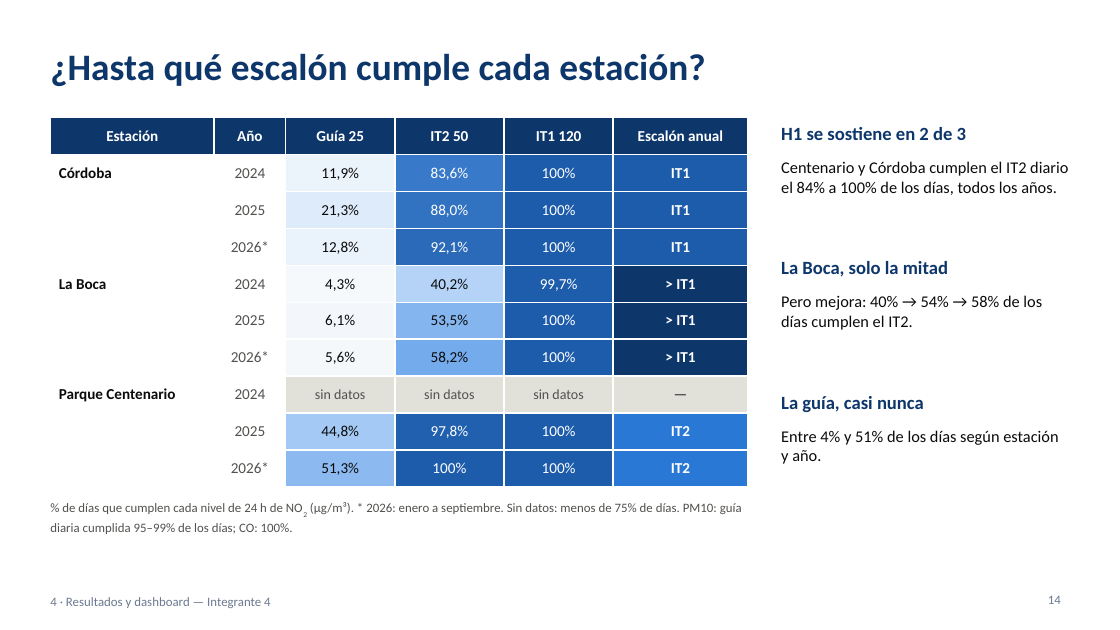
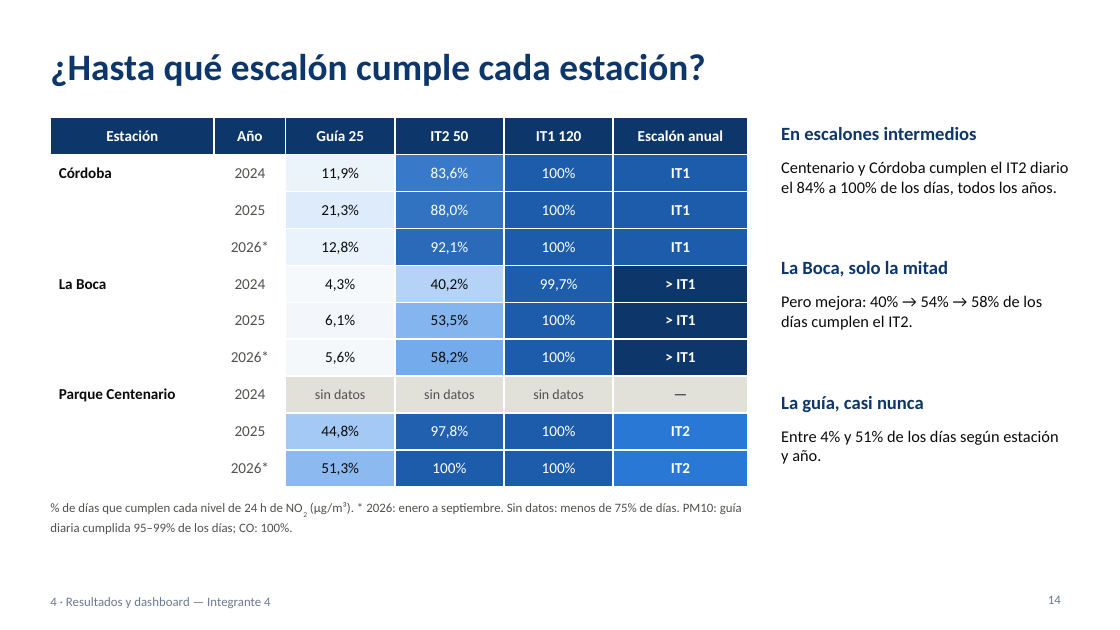
Before and after one commit to ezequielmaranda/nox-ciudad, a slide deck: slide 14 of presentacion/presentacion_tp_aire_oms.pptx. Drawn at 1120x630 pixels with LibreOffice and Linux fonts; fonts in the diff are those of the drawing. Boxes give left, top, right and bottom in pixels: in the first picture for what was removed or moved away, otherwise in the second. Text is boxed around its words. In the diff, an @@ line names an element or a change of style, - is before the commit and + after.

```diff
--- a/presentacion/presentacion_tp_aire_oms.pptx
+++ b/presentacion/presentacion_tp_aire_oms.pptx
@@ text at (x1=781, y1=127, x2=977, y2=140): text changed @@
-H1 se sostiene en 2 de 3
+En escalones intermedios
```
Also in this commit, not shown: 3 other slides changed, 6 other files.
